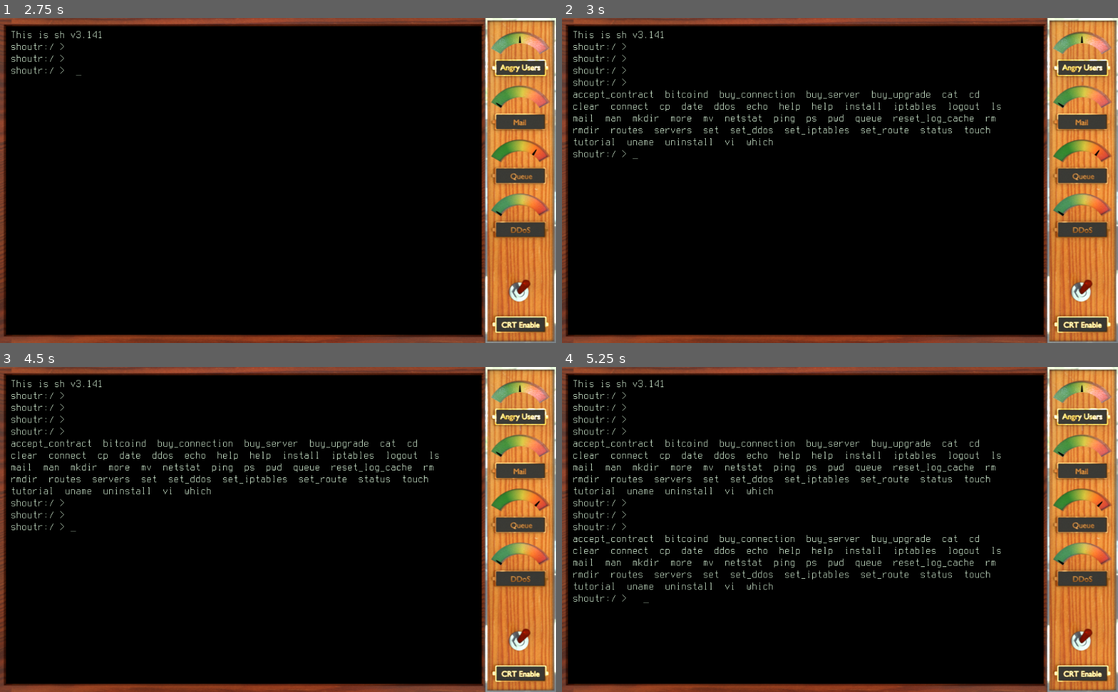
Above: before the commit, frames 1-4 (two rows, left to right).
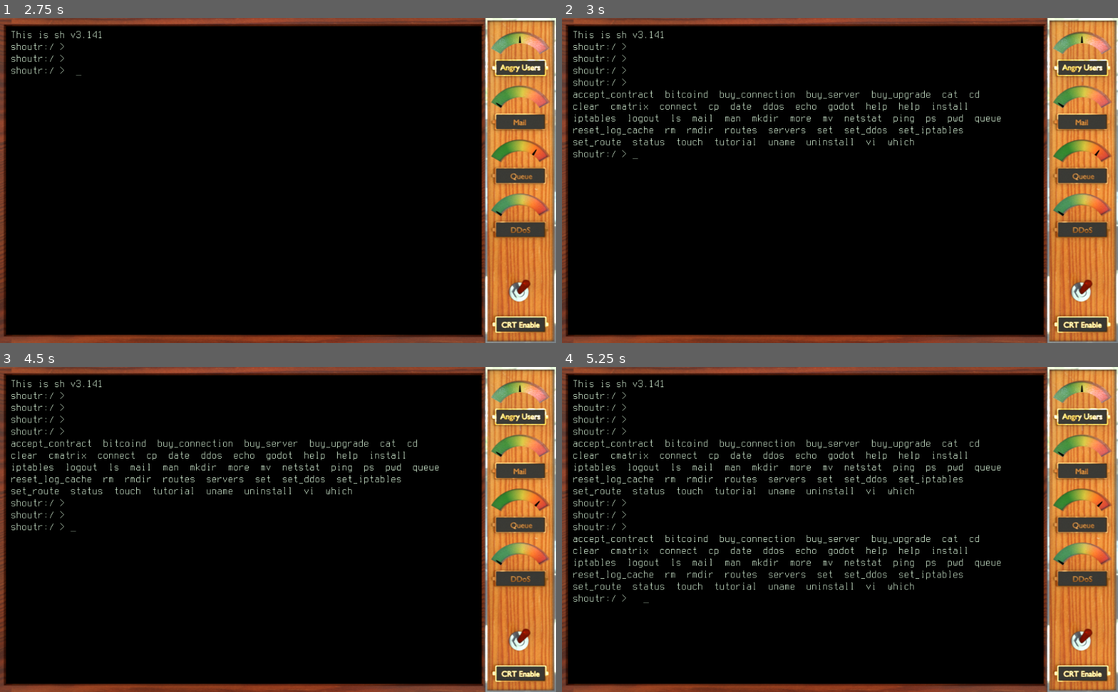
Above: after the commit, the same moments.

Repository: SmBe19/LD46
Game: Godot game, scene res://scn/root.tscn
Two runs of this game, one before a commit and one after it. Both use one fixed random seed, a clock stepped at 60 frames per second and the inputs below.
Inputs (mouse positions are in pixels of both pictures, inside the frame that each line leads up to):
- Up to frame 1 (2.75 s): click (522, 287) at 0.5 s; tap Enter at 1.25, 2.1 s; hold Right 1.28-2.03 s; tap Backspace at 1.35 s; tap Space at 1.52, 2, 2.27 s; hold Down from 2.03 s (still down)
- Up to frame 2 (3 s): tap Enter at 2.75 s; release Down at 2.78 s; hold Right from 2.78 s (still down); tap Tab at 2.85 s
- Up to frame 3 (4.5 s): tap Space at 3.5, 3.77 s; release Right at 3.53 s; hold Up 3.53-4.28 s; tap Backspace at 3.6 s; tap Enter at 4.25, 4.35 s; hold Left from 4.28 s (still down)
- Up to frame 4 (5.25 s): keep holding Left; tap Space at 4.52, 5 s; tap Tab at 5.1 s

Frame 1 is identical in both runs. In frame 2, 1.6% of the frame differs, in the area x 2-79%, y 25-40%; in frame 3, 1.6%; in frame 4, 3.3%, in the area x 2-79%, y 25-69%.

Commit message:
update sh list

Diff:
--- a/src/cmd/sh.gd
+++ b/src/cmd/sh.gd
@@ -20,7 +20,7 @@
 var history = []
 var history_index = 0
 
-var commands = ['install', 'cat', 'ping', 'date', 'uninstall', 'ls', 'queue', 'vi', 'iptabl …(376 unchanged characters)…
+var commands = ['install', 'cat', 'ping', 'date', 'cmatrix', 'godot', 'uninstall', 'ls', 'queue', 'vi', 'iptabl …(376 unchanged characters)…
 
 func _init():
 	register_for_keypress()
